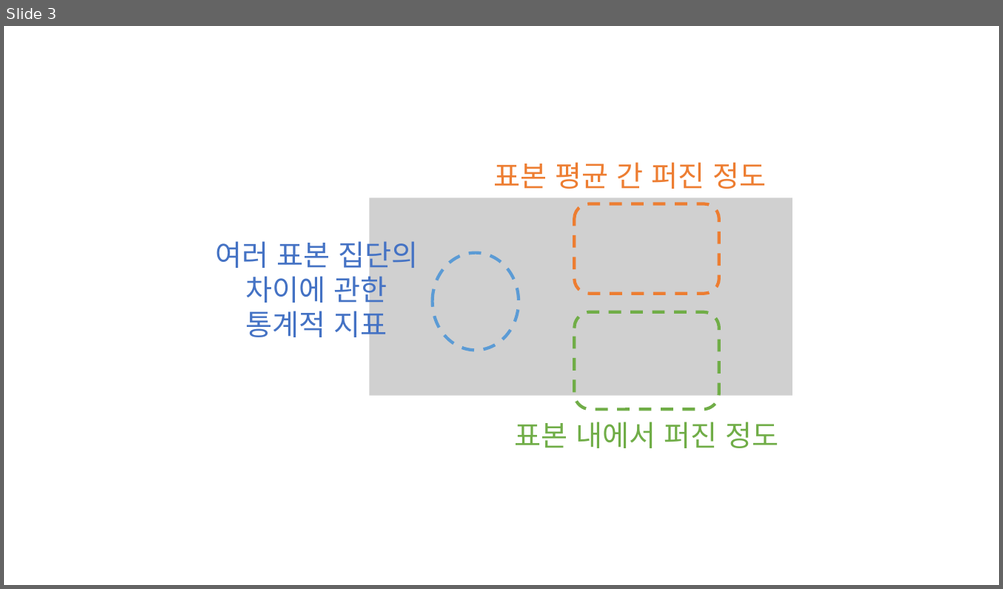
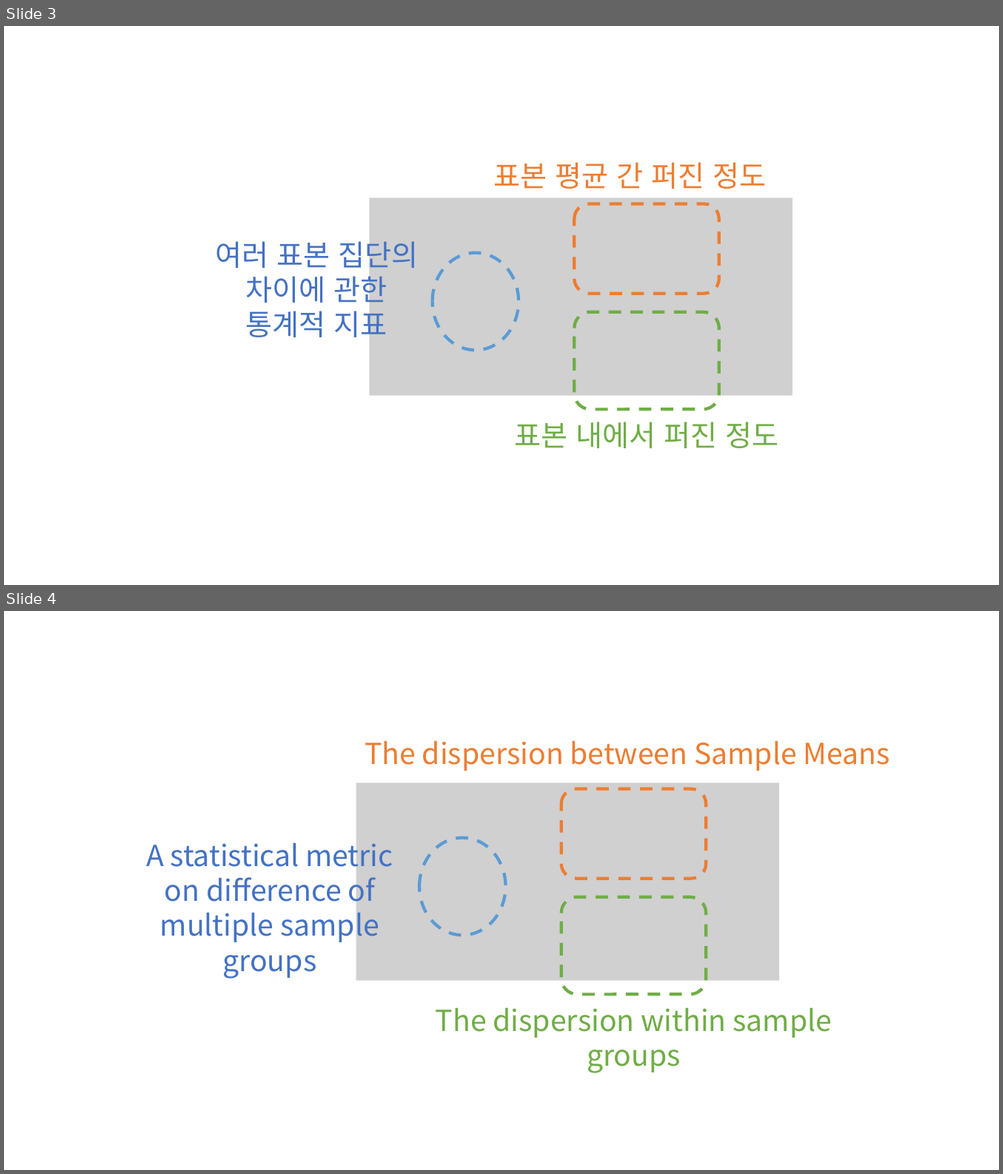
Before and after one commit to answeredbyablemind/answeredbyablemind.github.io, a slide deck: pics/2020-02-29_ANOVA/pics.pptx. Shown one above the other, each under a label of ours: slide 3 before the commit, slides 3 and 4 after it. The pictures are 1003x589 and 1003x1174 pixels, drawn with LibreOffice and Linux fonts; fonts in the diff are those of the drawing; grey boxes stand for pictures. Boxes give left, top, right and bottom in pixels: in the first picture for what was removed or moved away, otherwise in the second. Text is boxed around its words. In the diff, an @@ line names an element or a change of style, - is before the commit and + after.

```diff
--- a/pics/2020-02-29_ANOVA/pics.pptx
+++ b/pics/2020-02-29_ANOVA/pics.pptx
@@ slide 4 added at (x1=4, y1=611, x2=999, y2=1170), background #FFFFFF @@
@@ group added at (x1=146, y1=741, x2=890, y2=1073): 3 texts, 2 rounded rectangles, 1 picture, 1 ellipse @@
+The dispersion between Sample Means
+The dispersion within sample groups
+A statistical metric
+on difference of
+multiple sample groups
```
Also in this commit, not shown: 7 other files.
